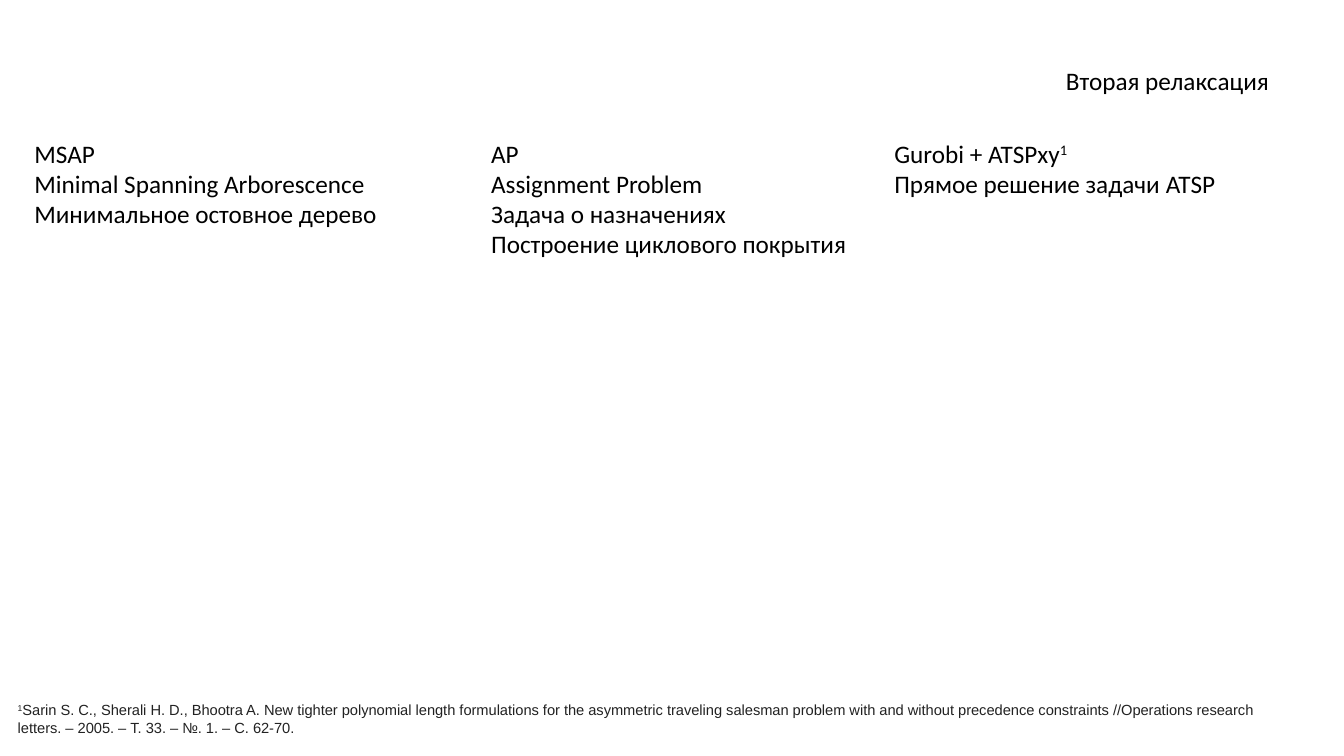
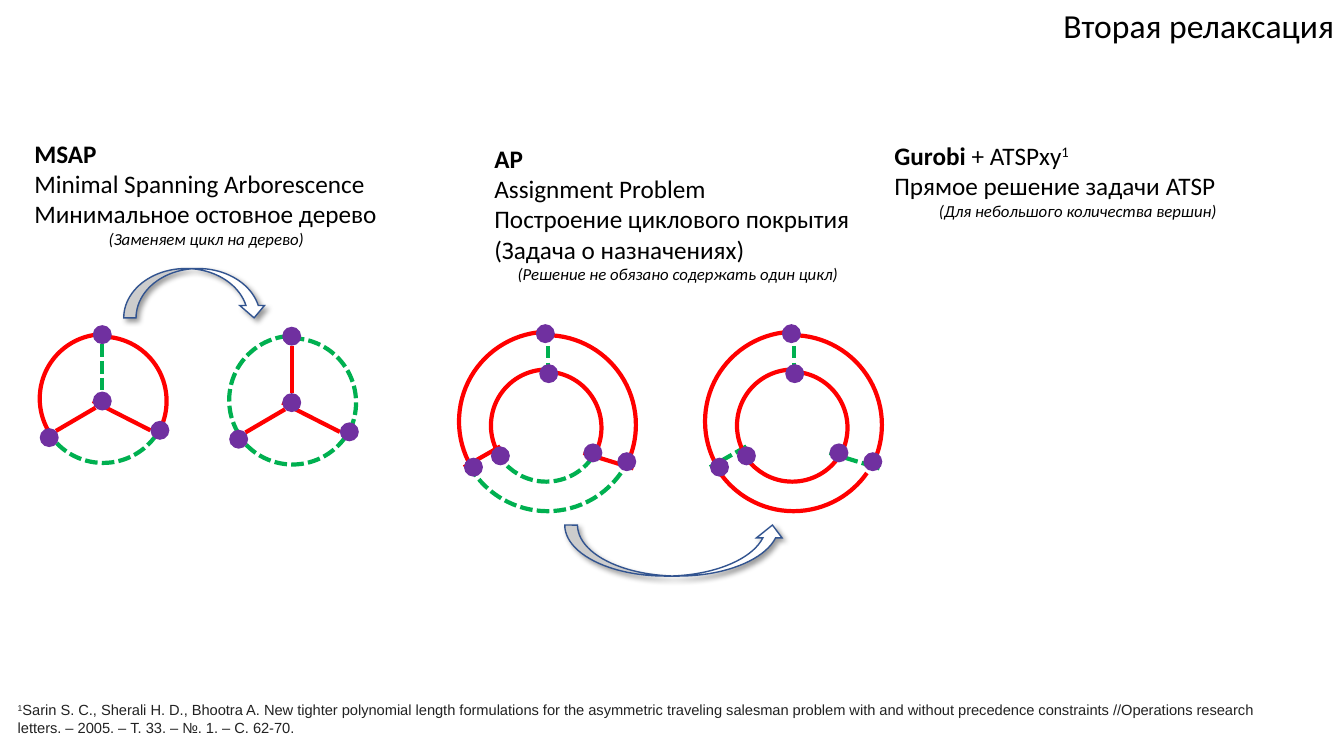
Before and after one commit to ukoloff/these, a slide deck: slide 8 of article/pcgtsp.pptx (slide 7 before the commit). Drawn at 1344x756 pixels with LibreOffice and Linux fonts; fonts in the diff are those of the drawing. Boxes give left, top, right and bottom in pixels: in the first picture for what was removed or moved away, otherwise in the second. Text is boxed around its words. In the diff, an @@ line names an element or a change of style, - is before the commit and + after.

```diff
--- a/article/pcgtsp.pptx
+++ b/article/pcgtsp.pptx
@@ text "Вторая релаксация": place and size @@
-text "Вторая релаксация" at box(1066, 73, 1269, 94)
+text "Вторая релаксация" at box(1063, 16, 1334, 44)
@@ text "Вторая релаксация" at box(1063, 16, 1334, 44): size 18 to 24 pt; alignment left to right @@
@@ text at box(34, 146, 96, 163): bold on in "MSAP" @@
@@ text at box(894, 147, 965, 166): bold on in "Gurobi" @@
@@ text at box(494, 151, 523, 168): bold on in "AP" @@
@@ text at box(491, 206, 726, 227): paragraph removed @@
-Задача о назначениях
@@ text at box(939, 205, 1216, 220): paragraph added @@
+(Для небольшого количества вершин)
@@ text at box(109, 233, 304, 248): paragraph added @@
+(Заменяем цикл на дерево)
@@ curved down arrow added at box(124, 268, 267, 318), fill #FFFFFF, outline #325491 1 pt @@
@@ text at box(494, 240, 838, 283): paragraphs added @@
+(Задача о назначениях)
+(Решение не обязано содержать один цикл)
@@ group added at box(38, 326, 169, 466): 4 ellipses, 3 lines, 3 arc (boxed as its full ellipse)s @@
@@ group added at box(228, 327, 359, 468): 4 ellipses, 3 lines, 3 arc (boxed as its full ellipse)s @@
@@ group added at box(457, 325, 638, 514): 6 arc (boxed as its full ellipse)s, 6 ellipses, 3 lines @@
@@ group added at box(703, 325, 884, 514): 6 arc (boxed as its full ellipse)s, 6 ellipses, 3 lines @@
@@ curved down arrow added at box(565, 525, 785, 577), fill #FFFFFF, outline #325491 1 pt @@
```
Also in this commit, not shown: 7 other slides changed, 1 slide added.
